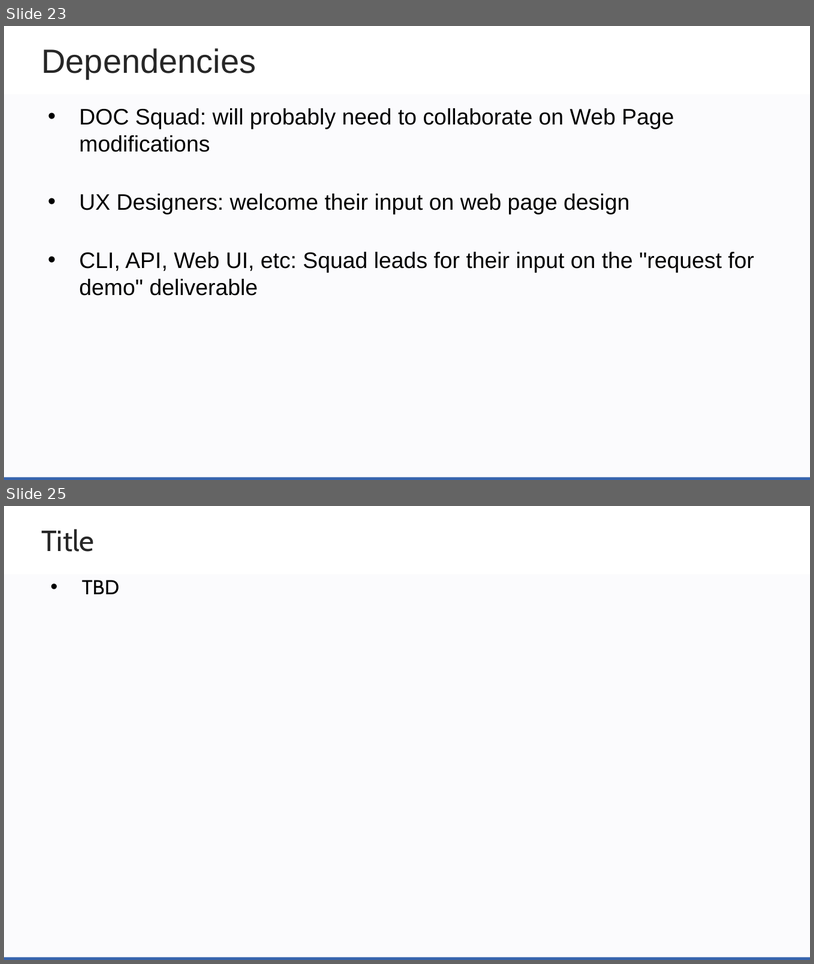
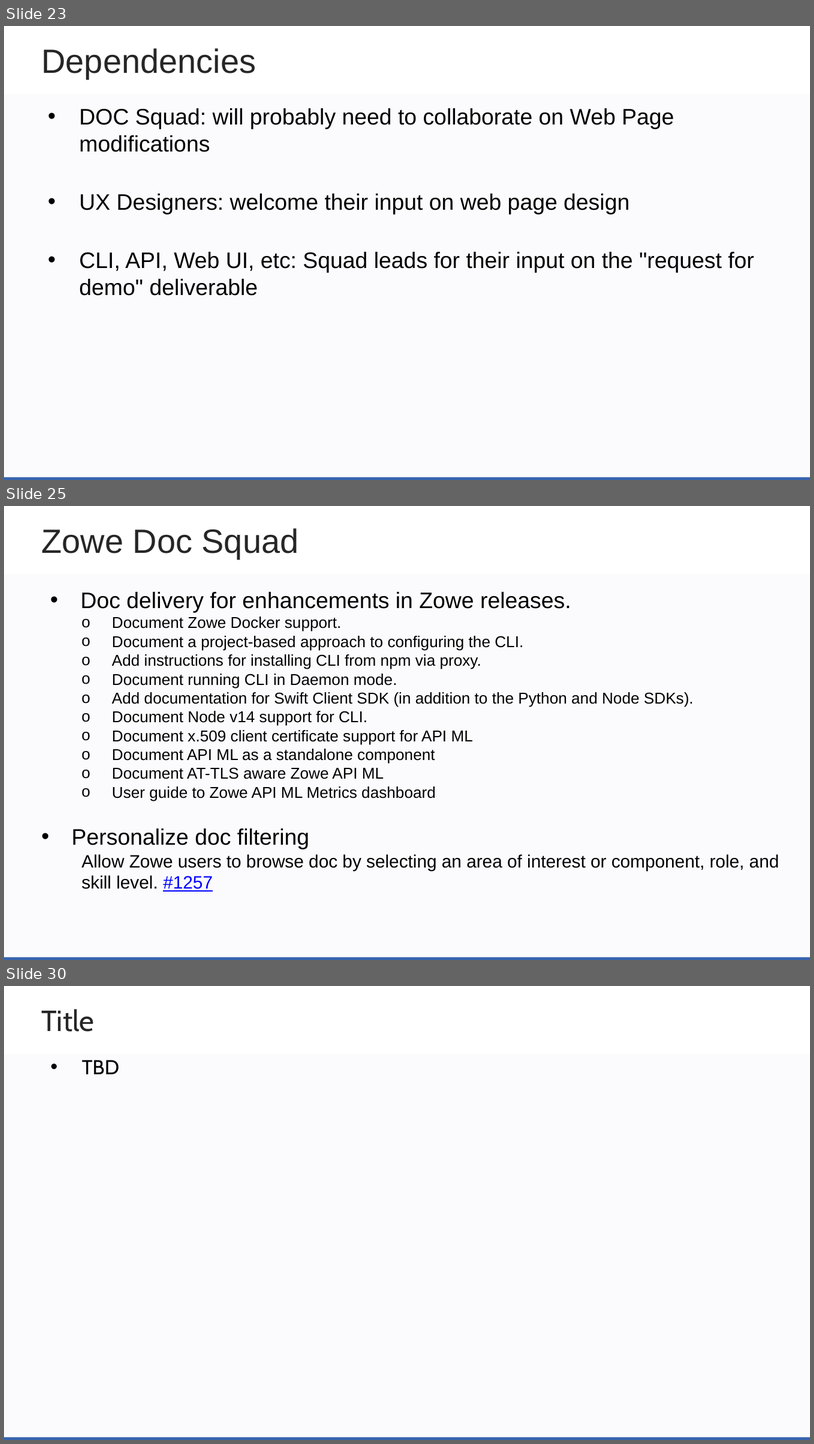
Before and after one commit to zowe/community, a slide deck: Project Management/PI Planning/20PI4 Planning/Zowe Community Squad Focus for 20PI4.pptx. Shown one above the other, each under a label of ours: slides 23 and 25 before the commit, slides 23, 25 and 30 after it; the slides between them are not shown. The pictures are 814x964 and 814x1444 pixels, drawn with LibreOffice and Linux fonts; fonts in the diff are those of the drawing; background and template pictures are left out. Boxes give left, top, right and bottom in pixels: in the first picture for what was removed or moved away, otherwise in the second. Text is boxed around its words. In the diff, an @@ line names an element or a change of style, - is before the commit and + after.

Commit message:
Add doc squad focus

```diff
--- a/Project Management/PI Planning/20PI4 Planning/Zowe Community Squad Focus for 20PI4.pptx
+++ b/Project Management/PI Planning/20PI4 Planning/Zowe Community Squad Focus for 20PI4.pptx
@@ slide 25 added at [4, 506, 810, 960], background #FFFFFF; not listed: 2 template elements that a slide beside it also shows @@
@@ text added at [41, 528, 299, 559], 30 pt, text #262626 @@
+Zowe Doc Squad
@@ text added at [72, 592, 780, 891], 14 pt, text #000000 @@
+• Doc delivery for enhancements in Zowe releases.
+  o Document Zowe Docker support.
+  o Document a project-based approach to configuring the CLI.
+  o Add instructions for installing CLI from npm via proxy.
+  o Document running CLI in Daemon mode.
+  o Add documentation for Swift Client SDK (in addition to the Python and Node SDKs).
+  o Document Node v14 support for CLI.
+  o Document x.509 client certificate support for API ML
+  o Document API ML as a standalone component
+  o Document AT-TLS aware Zowe API ML
+  o User guide to Zowe API ML Metrics dashboard
+• Personalize doc filtering
+  Allow Zowe users to browse doc by selecting an area of interest or component, role, and skill level. #1257
@@ what was slide 25 is now slide 30 @@
```
Also in this commit, not shown: 1 slide changed, 5 other slides added, 1 slide removed.
